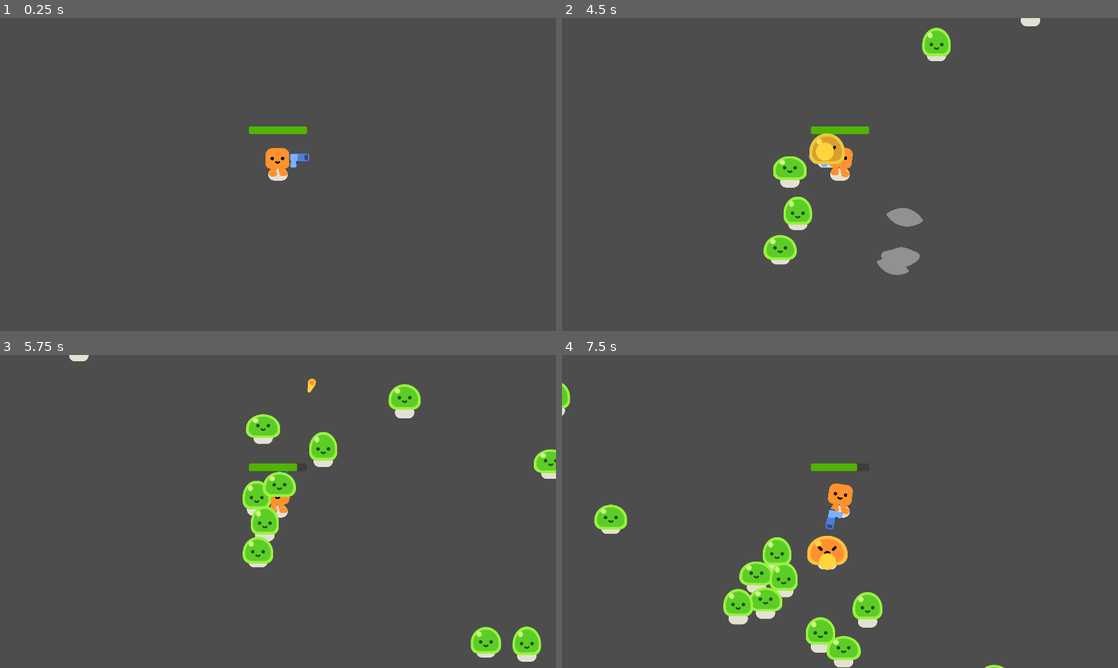
Above: before the commit, frames 1-4 (two rows, left to right).
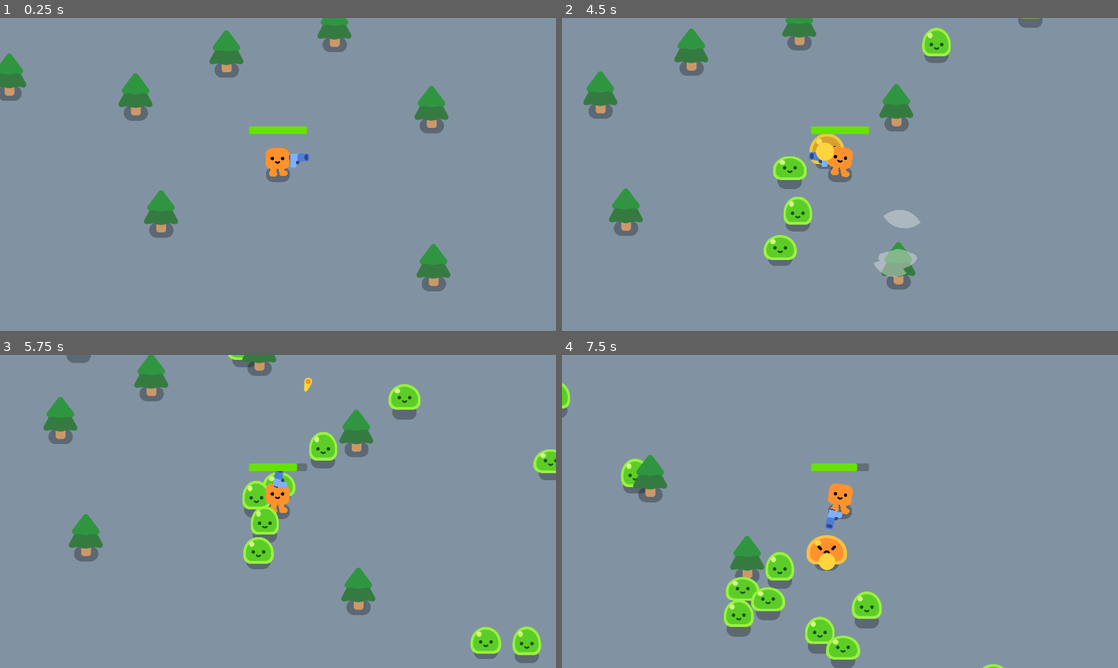
Above: after the commit, the same moments.

Repository: Technostalgic/csci4140-hw2
Game: Godot game, scene res://Game.tscn
The game is run twice, just before and just after one commit, with the same random seed, the same clock (stepped at 60 frames per second) and the same inputs.
Inputs:
- Up to frame 1 (0.25 s): no input
- Up to frame 2 (4.5 s): hold D (move_right) 0.53-1.28 s; hold S (move_down) 1.28-2.03 s; hold D (move_right) 2.03-2.78 s; hold W (move_up) 2.78-3.53 s; hold A (move_left) from 3.53 s (still down)
- Up to frame 3 (5.75 s): release A (move_left) at 5.03 s; hold S (move_down) from 5.03 s (still down)
- Up to frame 4 (7.5 s): release S (move_down) at 5.78 s; hold D (move_right) 5.78-6.53 s; hold W (move_up) 6.53-7.28 s; hold D (move_right) from 7.28 s (still down)

The runs differ from the first frame. In frame 1, 100% of the frame differs, in the area x 0-100%, y 0-100%; in frame 2, 98%; in frame 3, 97%; in frame 4, 97%.

Commit message:
add gameover screen, background, fix shadows. Tutorial complete

Diff:
--- a/Game.tscn
+++ b/Game.tscn
@@ -3,6 +3,7 @@
 [ext_resource type="PackedScene" uid="uid://dt4xwrmw805uf" path="res://characters/hero.tscn" id="1_wbfu4"]
 [ext_resource type="Script" uid="uid://chm5wgj0vr7r" path="res://game.gd" id="1_xkndl"]
 [ext_resource type="PackedScene" uid="uid://m08413nlk87o" path="res://characters/mob.tscn" id="3_u44n3"]
+[ext_resource type="PackedScene" uid="uid://cjfdkan3x1u0o" path="res://trees/tree.tscn" id="4_sb48q"]
 
 [sub_resource type="Curve2D" id="Curve2D_u44n3"]
 _data = {
@@ -10,12 +11,51 @@
 }
 point_count = 5
 
-[node name="Game" type="Node2D" unique_id=801271642 node_paths=PackedStringArray("hero", "slime_spawner")]
+[node name="Game" type="Node2D" unique_id=801271642 node_paths=PackedStringArray("gameover_screen", "hero", "slime_spawner")]
 y_sort_enabled = true
 script = ExtResource("1_xkndl")
+gameover_screen = NodePath("GameOverCanvas")
 hero = NodePath("Hero")
 slime_spawner = NodePath("Hero/Camera2D/SpawnPath/PathSpawner")
 slime_scene = ExtResource("3_u44n3")
+
+[node name="GameOverCanvas" type="CanvasLayer" parent="." unique_id=1203432412]
+visible = false
+
+[node name="Background" type="ColorRect" parent="GameOverCanvas" unique_id=2130205648]
+anchors_preset = 15
+anchor_right = 1.0
+anchor_bottom = 1.0
+grow_horizontal = 2
+grow_vertical = 2
+color = Color(0, 0, 0, 0.40784314)
+
+[node name="GameOverText" type="Label" parent="GameOverCanvas/Background" unique_id=1453005495]
+layout_mode = 1
+anchors_preset = 8
+anchor_left = 0.5
+anchor_top = 0.5
+anchor_right = 0.5
+anchor_bottom = 0.5
+offset_left = -46.0
+offset_top = -11.5
+offset_right = 46.0
+offset_bottom = 11.5
+grow_horizontal = 2
+grow_vertical = 2
+theme_override_font_sizes/font_size = 100
+text = "Game Over!"
+
+[node name="GroundCanvas" type="CanvasLayer" parent="." unique_id=20825355]
+layer = -1
+
+[node name="Ground" type="ColorRect" parent="GroundCanvas" unique_id=2072284756]
+anchors_preset = 15
+anchor_right = 1.0
+anchor_bottom = 1.0
+grow_horizontal = 2
+grow_vertical = 2
+color = Color(0.5069161, 0.57526225, 0.63503057, 1)
 
 [node name="Hero" parent="." unique_id=1506529082 instance=ExtResource("1_wbfu4")]
 position = Vector2(929, 492)
@@ -36,4 +76,29 @@
 wait_time = 0.3
 autostart = true
 
+[node name="Tree" parent="." unique_id=1716713896 instance=ExtResource("4_sb48q")]
+position = Vector2(438, 280)
+
+[node name="Tree2" parent="." unique_id=1161008693 instance=ExtResource("4_sb48q")]
+position = Vector2(752, 132)
+
+[node name="Tree3" parent="." unique_id=690230934 instance=ExtResource("4_sb48q")]
+position = Vector2(1460, 324)
+
+[node name="Tree4" parent="." unique_id=1178045182 instance=ExtResource("4_sb48q")]
+position = Vector2(1125, 44)
+
+[node name="Tree5" parent="." unique_id=438296169 instance=ExtResource("4_sb48q")]
+position = Vector2(280, -260)
+
+[node name="Tree6" parent="." unique_id=1675961423 instance=ExtResource("4_sb48q")]
+position = Vector2(2, 212)
+
+[node name="Tree7" parent="." unique_id=1871695906 instance=ExtResource("4_sb48q")]
+position = Vector2(526, 684)
+
+[node name="Tree8" parent="." unique_id=1022609984 instance=ExtResource("4_sb48q")]
+position = Vector2(1467, 869)
+
+[connection signal="die" from="Hero" to="." method="_on_hero_die"]
 [connection signal="timeout" from="SpawnTimer" to="." method="spawn_mob"]
--- a/characters/happy_boo/happy_boo.tscn
+++ b/characters/happy_boo/happy_boo.tscn
@@ -1,12 +1,11 @@
 [gd_scene format=3 uid="uid://pbmyh1qru7p"]
 
 [ext_resource type="Script" uid="uid://bj7buyff1tobm" path="res://characters/happy_boo/happy_boo.gd" id="1_kg7lb"]
-[ext_resource type="Texture2D" uid="uid://b7rhtttevhxtj" path="res://characters/ground_shadow.png" id="2_62bos"]
-[ext_resource type="Texture2D" uid="uid://ng8e5ot0dtpd" path="res://characters/happy_boo/square_foot.png" id="3_186qq"]
-[ext_resource type="Texture2D" uid="uid://dhapxq8y8ow57" path="res://characters/happy_boo/square_lower_leg.png" id="4_plnsd"]
-[ext_resource type="Texture2D" uid="uid://qmqpm6asge1i" path="res://characters/happy_boo/square_upper_leg.png" id="5_q2t1e"]
-[ext_resource type="Texture2D" uid="uid://cksiu5gst6fmp" path="res://characters/happy_boo/square_body.png" id="6_w3ck4"]
-[ext_resource type="Texture2D" uid="uid://cvs0lh814pk7h" path="res://characters/happy_boo/square_face.png" id="7_h5h8s"]
+[ext_resource type="Texture2D" uid="uid://b3e4kkrfbvr1g" path="res://characters/happy_boo/square_foot.png" id="3_186qq"]
+[ext_resource type="Texture2D" uid="uid://cdfpnrd7unfym" path="res://characters/happy_boo/square_lower_leg.png" id="4_plnsd"]
+[ext_resource type="Texture2D" uid="uid://dgd62havw7eu8" path="res://characters/happy_boo/square_upper_leg.png" id="5_q2t1e"]
+[ext_resource type="Texture2D" uid="uid://c3r8eyeh2833v" path="res://characters/happy_boo/square_body.png" id="6_w3ck4"]
+[ext_resource type="Texture2D" uid="uid://c8nnwxs1l12em" path="res://characters/happy_boo/square_face.png" id="7_h5h8s"]
 
 [sub_resource type="Animation" id="Animation_hed62"]
 length = 0.001
@@ -588,14 +587,6 @@
 libraries/ = SubResource("AnimationLibrary_wrcpu")
 playback_default_blend_time = 0.2
 
-[node name="GroundShadow" type="Sprite2D" parent="." unique_id=1159294358]
-modulate = Color(0.898039, 0.878431, 0.831373, 1)
-z_index = -1
-z_as_relative = false
-scale = Vector2(0.8, 0.8)
-texture = ExtResource("2_62bos")
-metadata/_edit_lock_ = true
-
 [node name="Colorizer" type="Node2D" parent="." unique_id=838863822]
 modulate = Color(1, 0.572549, 0.176471, 1)
 
@@ -607,7 +598,7 @@
 offset = Vector2(0, 6)
 
 [node name="SquareLowerLegL" type="Sprite2D" parent="Colorizer/SquareUpperLegL" unique_id=435218781]
-position = Vector2(-4.76837e-07, 14)
+position = Vector2(0, 14)
 texture = ExtResource("4_plnsd")
 offset = Vector2(0, 6)
 
--- a/characters/hero.gd
+++ b/characters/hero.gd
@@ -1,5 +1,7 @@
 class_name Hero
 extends CharacterBody2D
+
+signal die()
 
 @export var hurtbox: Area2D = null
 @export var health_bar: ProgressBar = null
@@ -8,6 +10,8 @@
 var health: float = 100
 
 func _physics_process(delta: float) -> void:
+	# do nothing if dead
+	if health <= 0: return
 
 	# handle input and movement
 	var movement = Input.get_vector(
@@ -26,11 +30,18 @@
 		if body is Mob:
 			health -= 5 * delta
 
+	# emit death signal on die
+	if health <= 0:
+		die.emit()
+
 	# display health in progress bar
 	health_bar.value = health
 
 func handle_animation():
+	# walk animation if moving
 	if velocity.length() > 1:
 		happy_boo.play_walk_animation()
+
+	# idle animation if not moving
 	else:
 		happy_boo.play_idle_animation()
--- a/characters/hero.tscn
+++ b/characters/hero.tscn
@@ -2,6 +2,7 @@
 
 [ext_resource type="Script" uid="uid://b77tfnmyicptp" path="res://characters/hero.gd" id="1_0cirb"]
 [ext_resource type="PackedScene" uid="uid://pbmyh1qru7p" path="res://characters/happy_boo/happy_boo.tscn" id="1_780bu"]
+[ext_resource type="Texture2D" uid="uid://dk5b8a84a6n2h" path="res://characters/ground_shadow.png" id="3_hsbtt"]
 [ext_resource type="PackedScene" uid="uid://dl8tiw1bpd1nt" path="res://pistol/gun.tscn" id="3_t4k1q"]
 
 [sub_resource type="CircleShape2D" id="CircleShape2D_i738u"]
@@ -11,7 +12,7 @@
 radius = 30.066593
 
 [sub_resource type="StyleBoxFlat" id="StyleBoxFlat_t4k1q"]
-bg_color = Color(0.31924382, 0.7059462, 0, 1)
+bg_color = Color(0.40542105, 0.88510203, 1.540184e-06, 1)
 corner_radius_top_left = 5
 corner_radius_top_right = 5
 corner_radius_bottom_right = 5
@@ -26,7 +27,13 @@
 
 [node name="HappyBoo" parent="." unique_id=1091727253 instance=ExtResource("1_780bu")]
 
+[node name="Shadow" type="Sprite2D" parent="HappyBoo" unique_id=733307799]
+modulate = Color(0, 0, 0, 0.2901961)
+z_index = -1
+texture = ExtResource("3_hsbtt")
+
 [node name="Hurtbox" type="Area2D" parent="." unique_id=50691794]
+visible = false
 collision_layer = 0
 collision_mask = 2
 
@@ -35,6 +42,7 @@
 debug_color = Color(0.9882353, 0.2509804, 0.32941177, 0.41960785)
 
 [node name="Collision" type="CollisionShape2D" parent="." unique_id=748135381]
+visible = false
 shape = SubResource("CircleShape2D_o3jbo")
 
 [node name="Gun" parent="." unique_id=628232303 instance=ExtResource("3_t4k1q")]
@@ -48,5 +56,5 @@
 offset_right = 100.0
 offset_bottom = -139.0
 theme_override_styles/fill = SubResource("StyleBoxFlat_t4k1q")
-value = 65.74
+value = 100.0
 show_percentage = false
--- a/characters/mob.tscn
+++ b/characters/mob.tscn
@@ -3,6 +3,7 @@
 [ext_resource type="PackedScene" uid="uid://ogik4s70pgwl" path="res://characters/slime/slime.tscn" id="1_q4fka"]
 [ext_resource type="Script" uid="uid://w6agg6ufvwvr" path="res://characters/mob.gd" id="1_xtcgg"]
 [ext_resource type="PackedScene" uid="uid://dhmhmrth6rdce" path="res://smoke_explosion/smoke_explosion.tscn" id="2_5hqrb"]
+[ext_resource type="Texture2D" uid="uid://dk5b8a84a6n2h" path="res://characters/ground_shadow.png" id="4_t8guv"]
 
 [sub_resource type="CircleShape2D" id="CircleShape2D_o3jbo"]
 radius = 46.389652
@@ -16,6 +17,11 @@
 
 [node name="Slime" parent="." unique_id=2008890567 instance=ExtResource("1_q4fka")]
 
+[node name="Shadow" type="Sprite2D" parent="Slime" unique_id=285989835]
+modulate = Color(0, 0, 0, 0.2901961)
+z_index = -1
+texture = ExtResource("4_t8guv")
+
 [node name="Collision" type="CollisionShape2D" parent="." unique_id=1724985194]
 position = Vector2(0, -21)
 shape = SubResource("CircleShape2D_o3jbo")
--- a/characters/slime/slime.tscn
+++ b/characters/slime/slime.tscn
@@ -1,11 +1,10 @@
 [gd_scene format=3 uid="uid://ogik4s70pgwl"]
 
-[ext_resource type="Texture2D" uid="uid://dvgfmy6vtvjji" path="res://characters/slime/slime_body.png" id="1_3j35h"]
+[ext_resource type="Texture2D" uid="uid://c2t1crng7t58l" path="res://characters/slime/slime_body.png" id="1_3j35h"]
 [ext_resource type="Script" uid="uid://dnbjp2524b1py" path="res://characters/slime/slime.gd" id="1_87y5x"]
-[ext_resource type="Texture2D" uid="uid://b7rhtttevhxtj" path="res://characters/ground_shadow.png" id="1_cq7ej"]
-[ext_resource type="Texture2D" uid="uid://c078jrp2yvc4s" path="res://characters/slime/slime_face.png" id="2_ygydt"]
-[ext_resource type="Texture2D" uid="uid://btbxea1f3vwot" path="res://characters/slime/slime_body_hurt.png" id="4_0qu0c"]
-[ext_resource type="Texture2D" uid="uid://cai2ijnbypqtr" path="res://characters/slime/slime_hurt_eyes.png" id="4_hi70h"]
+[ext_resource type="Texture2D" uid="uid://bnd4gurtidin" path="res://characters/slime/slime_face.png" id="2_ygydt"]
+[ext_resource type="Texture2D" uid="uid://e4gtsguue7fg" path="res://characters/slime/slime_body_hurt.png" id="4_0qu0c"]
+[ext_resource type="Texture2D" uid="uid://c7rt25t421lnf" path="res://characters/slime/slime_hurt_eyes.png" id="4_hi70h"]
 
 [sub_resource type="Animation" id="Animation_y4lve"]
 length = 0.001
@@ -214,13 +213,6 @@
 [node name="Slime" type="Node2D" unique_id=2008890567]
 script = ExtResource("1_87y5x")
 
-[node name="GroundShadow" type="Sprite2D" parent="." unique_id=2019923751]
-modulate = Color(0.898039, 0.878431, 0.831373, 1)
-z_index = -1
-z_as_relative = false
-scale = Vector2(0.8, 0.8)
-texture = ExtResource("1_cq7ej")
-
 [node name="Anchor" type="Marker2D" parent="." unique_id=794902193]
 
 [node name="SlimeBody" type="Sprite2D" parent="Anchor" unique_id=1727508908]
--- a/game.gd
+++ b/game.gd
@@ -3,6 +3,7 @@
 
 static var instance: Game = null
 
+@export var gameover_screen: CanvasLayer = null
 @export var hero: Hero = null
 @export var slime_spawner: PathFollow2D = null
 @export var slime_scene: PackedScene = null
@@ -13,5 +14,10 @@
 func spawn_mob() -> void:
 	slime_spawner.progress_ratio = randf()
 	var slime: Mob = slime_scene.instantiate()
-	get_tree().root.add_child(slime)
+	add_child(slime)
 	slime.global_position = slime_spawner.global_position
+
+
+func _on_hero_die() -> void:
+	get_tree().paused = true
+	gameover_screen.visible = true
--- /dev/null
+++ b/trees/tree.tscn
@@ -0,0 +1,22 @@
+[gd_scene format=3 uid="uid://cjfdkan3x1u0o"]
+
+[ext_resource type="Texture2D" uid="uid://bql1cc345qv7d" path="res://trees/pine_tree.png" id="1_v02rt"]
+[ext_resource type="Texture2D" uid="uid://dk5b8a84a6n2h" path="res://characters/ground_shadow.png" id="2_71ypl"]
+
+[sub_resource type="CircleShape2D" id="CircleShape2D_v02rt"]
+radius = 26.172504
+
+[node name="Tree" type="StaticBody2D" unique_id=1716713896]
+
+[node name="PineTree" type="Sprite2D" parent="." unique_id=188675934]
+position = Vector2(-1, -68)
+texture = ExtResource("1_v02rt")
+
+[node name="Shadow" type="Sprite2D" parent="PineTree" unique_id=1605661054]
+modulate = Color(0, 0, 0, 0.2901961)
+z_index = -1
+position = Vector2(1, 68)
+texture = ExtResource("2_71ypl")
+
+[node name="CollisionShape2D" type="CollisionShape2D" parent="." unique_id=551248052]
+shape = SubResource("CircleShape2D_v02rt")
